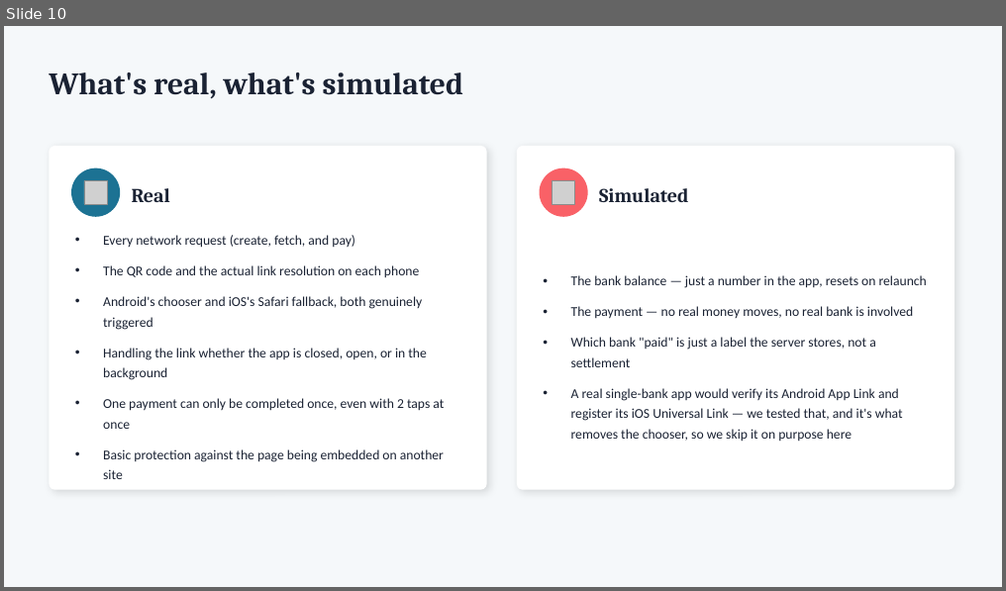
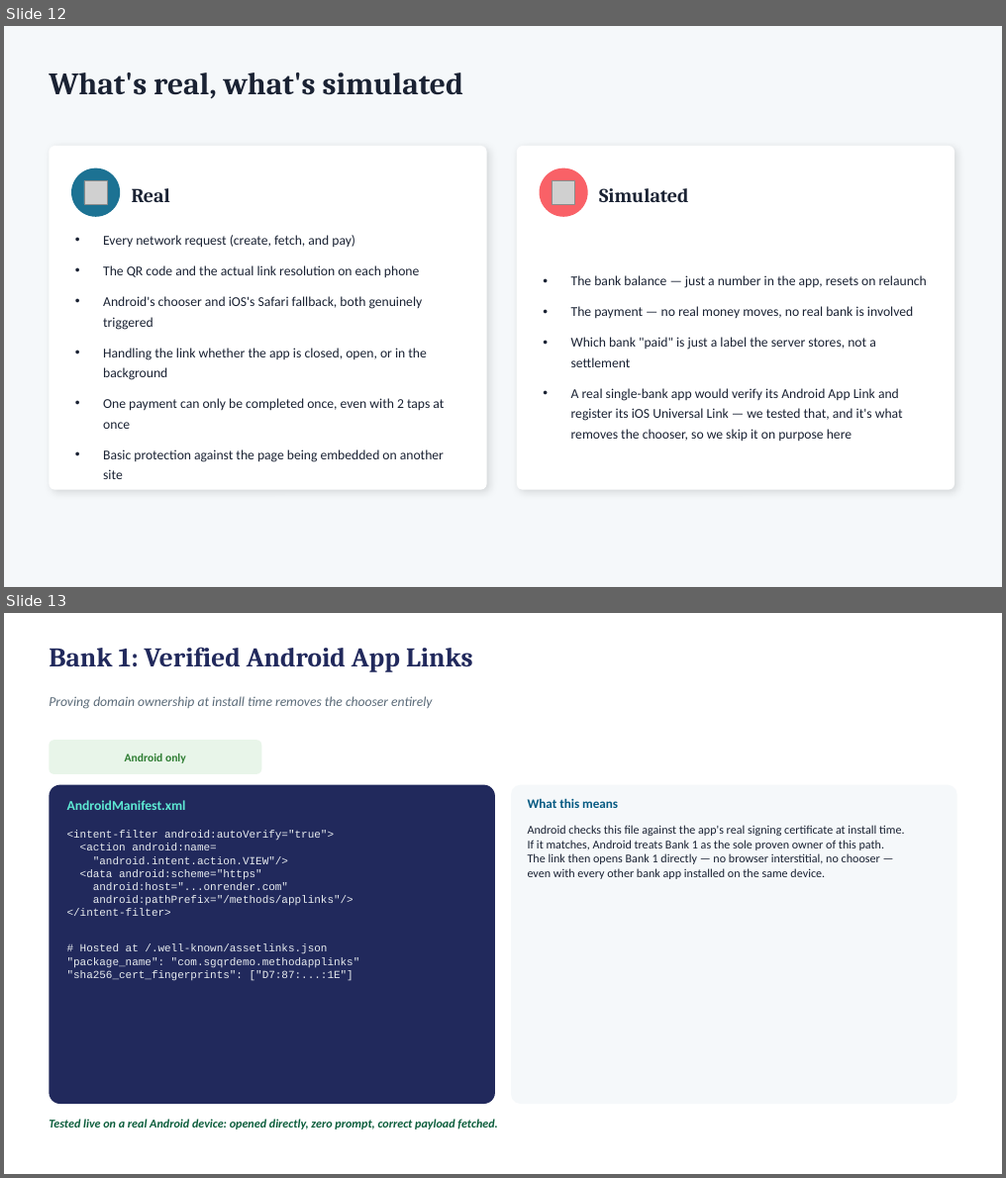
Before and after one commit to deandrehaijielim-commits/sgqr-deep-link-demo, a slide deck: SGQR_Deep_Linking_Simulation.pptx. Shown one above the other, each under a label of ours: slide 10 before the commit, slides 12 and 13 after it. The pictures are 1006x591 and 1006x1178 pixels, drawn with LibreOffice and Linux fonts; fonts in the diff are those of the drawing; grey boxes stand for pictures. Boxes give left, top, right and bottom in pixels: in the first picture for what was removed or moved away, otherwise in the second. Text is boxed around its words. In the diff, an @@ line names an element or a change of style, - is before the commit and + after.

```diff
--- a/SGQR_Deep_Linking_Simulation.pptx
+++ b/SGQR_Deep_Linking_Simulation.pptx
@@ slide 13 added at <box>4,613,1002,1174</box>, background #FFFFFF @@
@@ text added at <box>49,647,473,672</box>, 26 pt, text #21295C, bold @@
+Bank 1: Verified Android App Links
@@ text added at <box>49,696,432,709</box>, 13 pt, text #5B6B79, italic @@
+Proving domain ownership at install time removes the chooser entirely
@@ rounded rectangle added at <box>49,741,261,774</box>, fill #E8F5E9 @@
@@ text added at <box>125,754,186,763</box>, 11 pt, text #2E7D32, bold @@
+Android only
@@ rounded rectangle added at <box>49,785,495,1105</box>, fill #21295C @@
@@ rounded rectangle added at <box>511,785,957,1105</box>, fill #F5F8FA @@
@@ text added at <box>67,800,186,810</box>, 13 pt, text #5EEAD4, bold @@
+AndroidManifest.xml
@@ text added at <box>528,798,618,808</box>, 12.5 pt, text #065A82, bold @@
+What this means
@@ text added at <box>67,830,360,981</box>, 10.5 pt, text #E8ECEF @@
+<intent-filter android:autoVerify="true">
+<action android:name=
+"android.intent.action.VIEW"/>
+<data android:scheme="https"
+android:host="...onrender.com"
+android:pathPrefix="/methods/applinks"/>
+</intent-filter>
+# Hosted at /.well-known/assetlinks.json
+"package_name": "com.sgqrdemo.methodapplinks"
+"sha256_cert_fingerprints": ["D7:87:...:1E"]
@@ text added at <box>528,825,904,879</box>, 11.5 pt, text #1A2233 @@
+Android checks this file against the app's real signing certificate at install time.
+If it matches, Android treats Bank 1 as the sole proven owner of this path.
+The link then opens Bank 1 directly — no browser interstitial, no chooser —
+even with every other bank app installed on the same device.
@@ text added at <box>49,1119,497,1130</box>, 11.5 pt, text #0B5D3B, bold, italic @@
+Tested live on a real Android device: opened directly, zero prompt, correct payload fetched.
@@ what was slide 10 is now slide 12 @@
```
Also in this commit, not shown: 1 slide changed, 6 other slides added, 1 slide removed, 1 other file.
